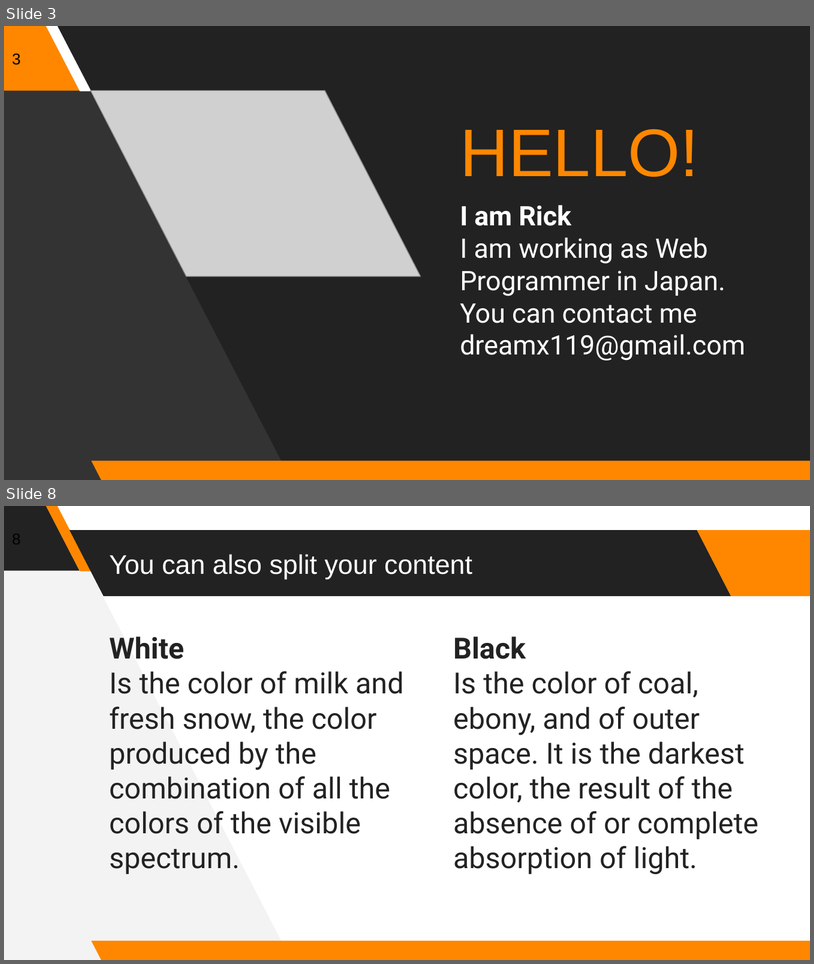
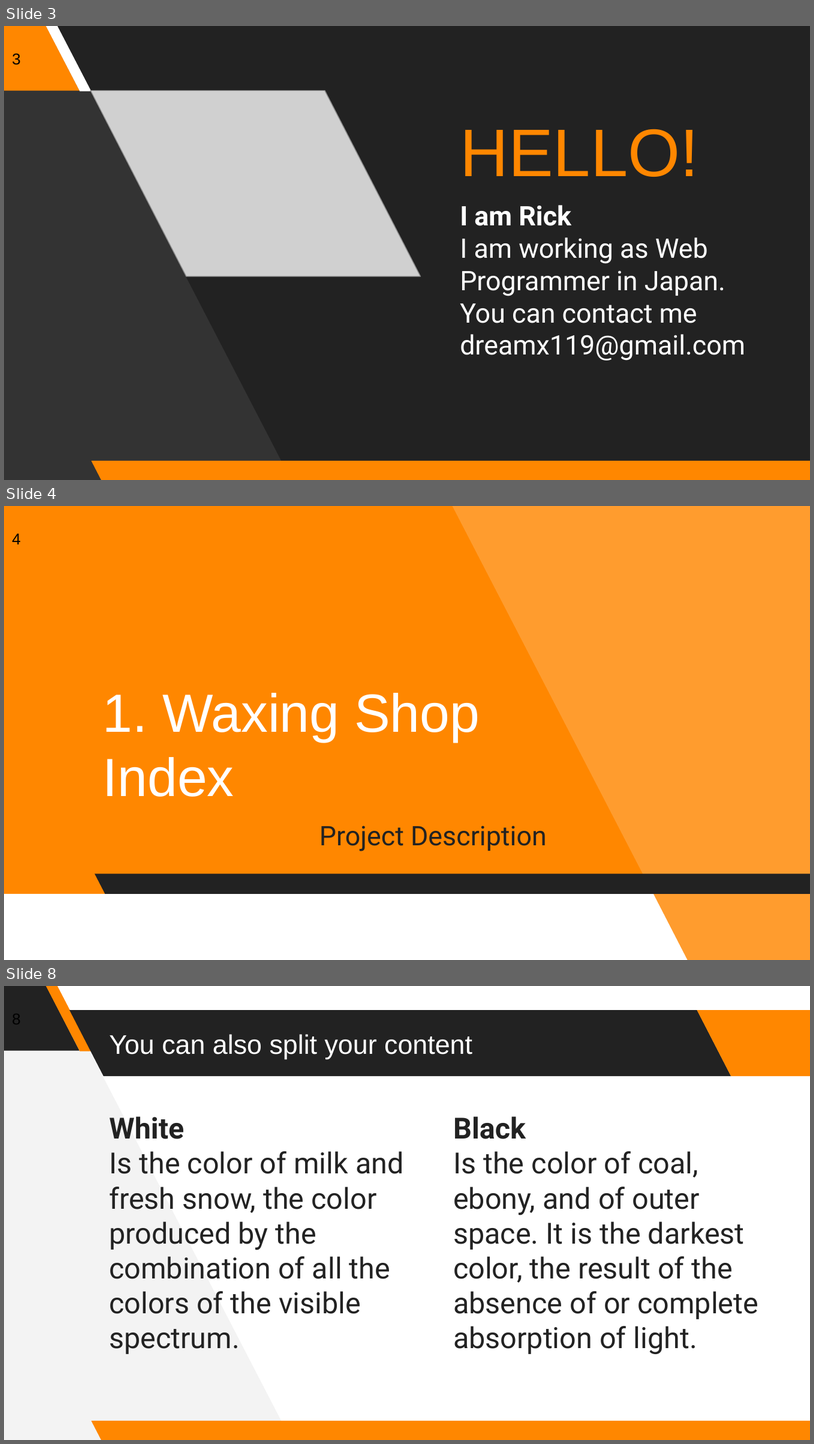
Before and after one commit to Rick00Kim/Kururu_Documents, a slide deck: Waxing_Ver_02_Documents/01_Index/Waxing_Ver_02_Index.pptx. Shown one above the other, each under a label of ours: slides 3 and 8 before the commit, slides 3, 4 and 8 after it; the slides between them are not shown. The pictures are 814x964 and 814x1444 pixels, drawn with LibreOffice and Linux fonts; fonts in the diff are those of the drawing; grey boxes stand for pictures. Boxes give left, top, right and bottom in pixels: in the first picture for what was removed or moved away, otherwise in the second. Text is boxed around its words. In the diff, an @@ line names an element or a change of style, - is before the commit and + after.

```diff
--- a/Waxing_Ver_02_Documents/01_Index/Waxing_Ver_02_Index.pptx
+++ b/Waxing_Ver_02_Documents/01_Index/Waxing_Ver_02_Index.pptx
@@ slide 4 added at (4, 506, 810, 960), background #FF8700 @@
@@ freeform shape added at (452, 506, 810, 960), fill #FFFFFF at 18% opacity @@
@@ page number added at (12, 534, 21, 544), 14 pt, text #000000 @@
+4
@@ title added at (103, 693, 480, 796), 48 pt, text #FFFFFF @@
+1. Waxing Shop Index
@@ subtitle added at (320, 825, 547, 851), 24 pt, text #222222 @@
+Project Description
@@ parallelogram added at (95, 874, 810, 894), fill #222222 @@
@@ parallelogram added at (4, 894, 688, 960), fill #FFFFFF @@
```
Also in this commit, not shown: 2 other slides added, 3 slides removed, 22 other files.
